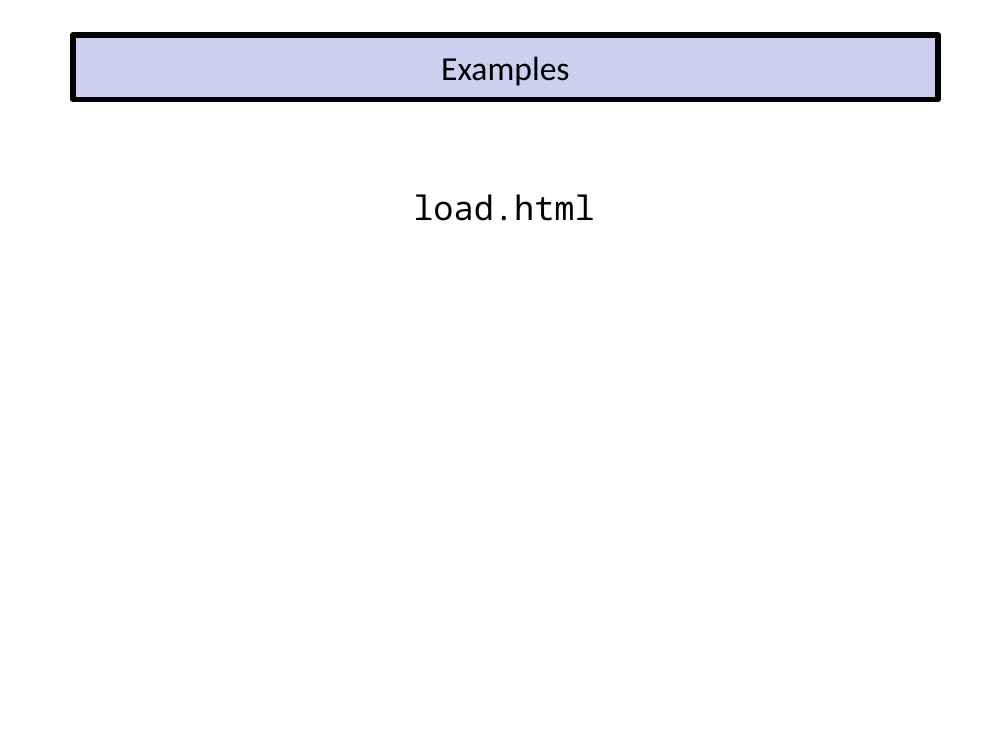
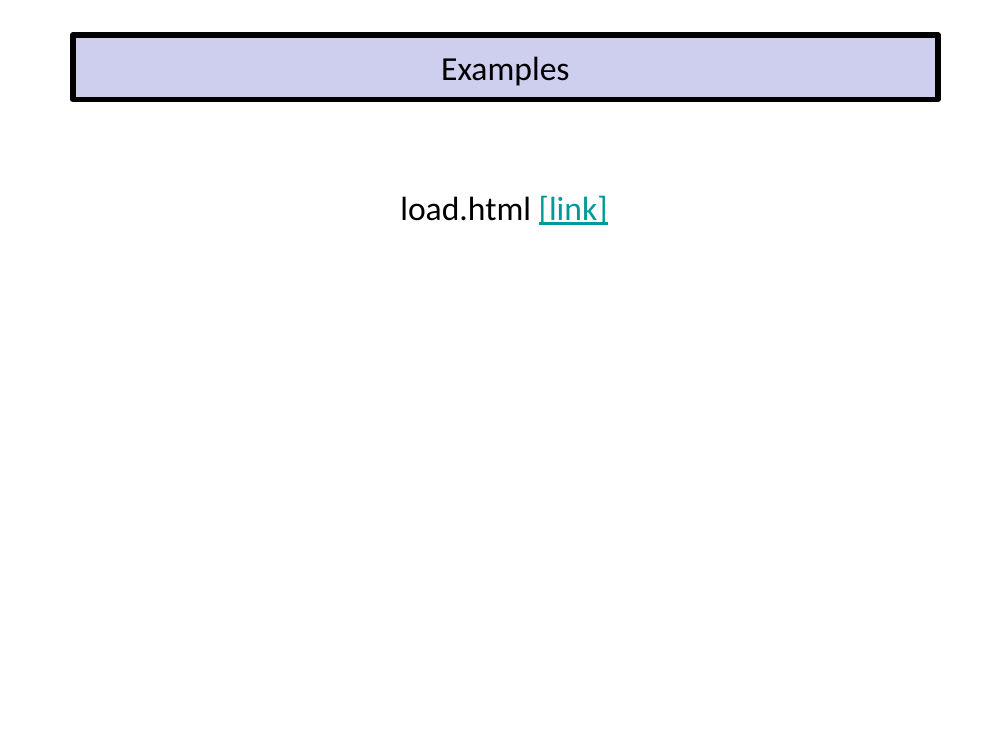
Before and after one commit to EricJPogue/www-epogue-info, a slide deck: slide 21 of CPSC-24700/Presentations/javascript-and-html.pptx. Drawn at 1008x756 pixels with LibreOffice and Linux fonts; fonts in the diff are those of the drawing. Boxes give left, top, right and bottom in pixels: in the first picture for what was removed or moved away, otherwise in the second. Text is boxed around its words. In the diff, an @@ line names an element or a change of style, - is before the commit and + after.

```diff
--- a/CPSC-24700/Presentations/javascript-and-html.pptx
+++ b/CPSC-24700/Presentations/javascript-and-html.pptx
@@ text at box(400, 195, 608, 225): text changed; font Noto Sans Mono to Calibri @@
-load.html
+load.html [link]
```
Also in this commit, not shown: 3 other slides changed, 1 slide added, 10 other files.
